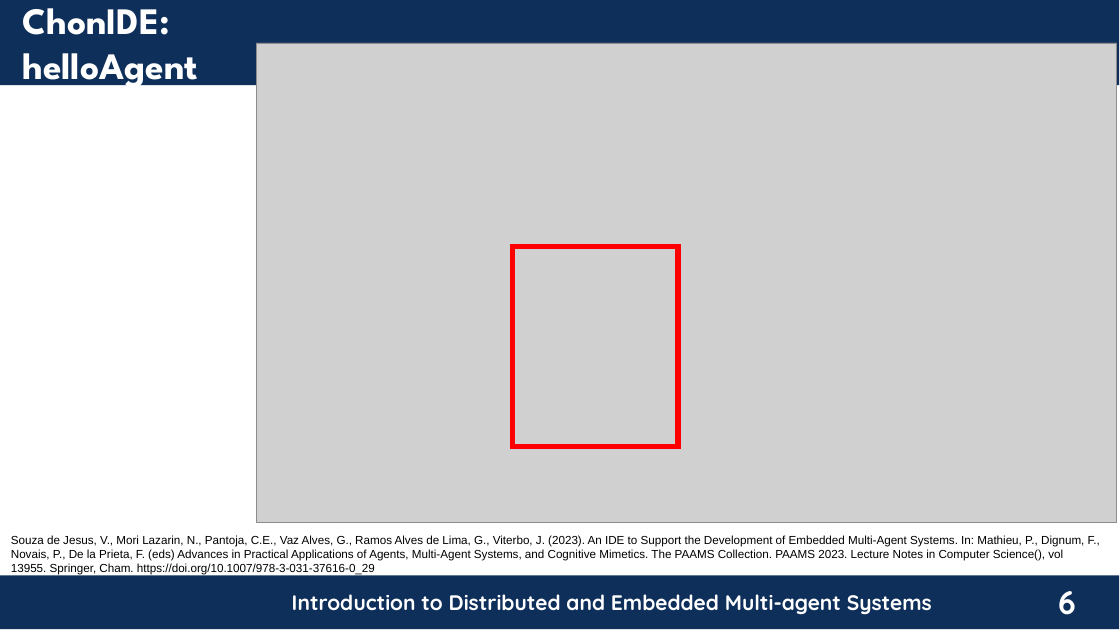
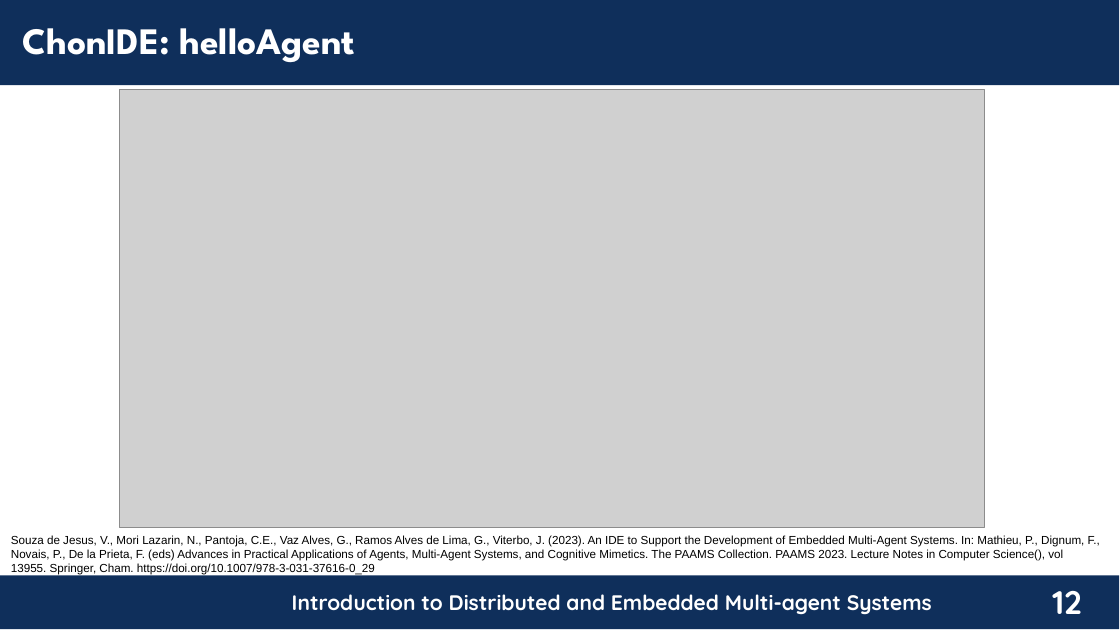
Before and after one commit to chon-group/distributedAndEmbeddedAI, a slide deck: slide 12 of course/05-TheDevelopmentTool/TheDevelopmentTool_20240217.odp (slide 6 before the commit). Drawn at 1120x630 pixels with LibreOffice and Linux fonts; fonts in the diff are those of the drawing; grey boxes stand for pictures; background and template pictures are left out. Boxes give left, top, right and bottom in pixels: in the first picture for what was removed or moved away, otherwise in the second. Text is boxed around its words. In the diff, an @@ line names an element or a change of style, - is before the commit and + after.

```diff
--- a/course/05-TheDevelopmentTool/TheDevelopmentTool_20240217.odp
+++ b/course/05-TheDevelopmentTool/TheDevelopmentTool_20240217.odp
@@ text "ChonIDE: helloAgent" rewrapped from [22, 8, 198, 92] to [22, 28, 356, 63] @@
@@ picture: place and size @@
-picture at [256, 43, 1117, 523]
+picture at [119, 89, 985, 528]
@@ rectangle removed at [513, 247, 678, 447] @@
@@ page number at [1052, 591, 1081, 614]: text changed @@
-6
+12
```
Also in this commit, not shown: 15 other slides changed, 58 slides added, 30 slides removed, 2 other files.
